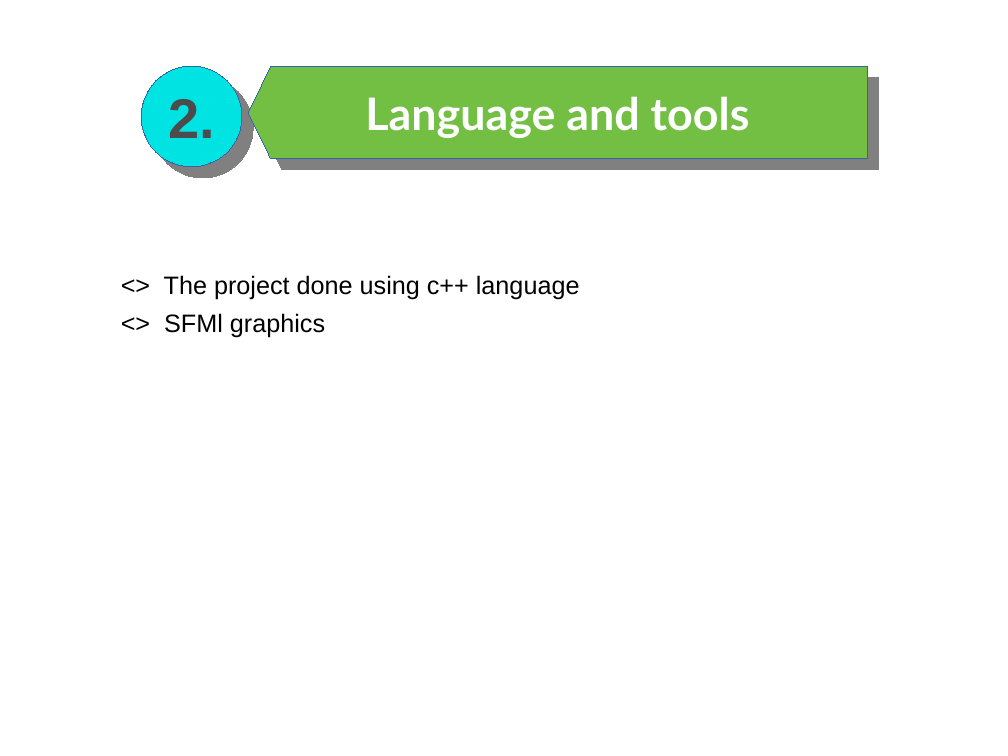
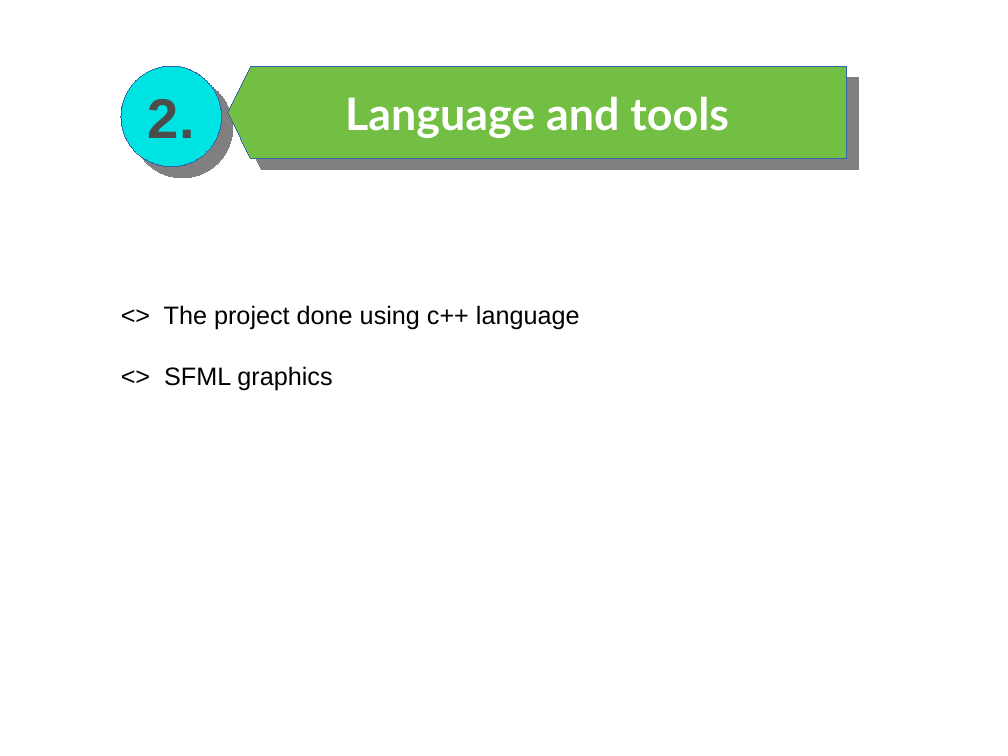
Before and after one commit to Mazedul1737820124/Puzzle-games-for-linux, a slide deck: slide 4 of Presentation.pptx. Drawn at 1008x756 pixels with LibreOffice and Linux fonts; fonts in the diff are those of the drawing. Boxes give left, top, right and bottom in pixels: in the first picture for what was removed or moved away, otherwise in the second. Text is boxed around its words. In the diff, an @@ line names an element or a change of style, - is before the commit and + after.

```diff
--- a/Presentation.pptx
+++ b/Presentation.pptx
@@ ellipse "2.": place and size @@
-ellipse "2." at [141,67,242,167]
+ellipse "2." at [121,67,222,167]
@@ freeform shape "Language and tools": place and size @@
-freeform shape "Language and tools" at [248,67,867,159]
+freeform shape "Language and tools" at [228,67,847,159]
@@ text "<> The project done using ...": place and size @@
-text "<> The project done using ..." at [164,275,580,300]
+text "<> The project done using ..." at [164,305,580,330]
@@ text at [164,366,332,390]: text changed @@
-<> SFMl graphics
+<> SFML graphics
```
Also in this commit, not shown: 4 other slides changed, 8 slides added, 4 slides removed.
